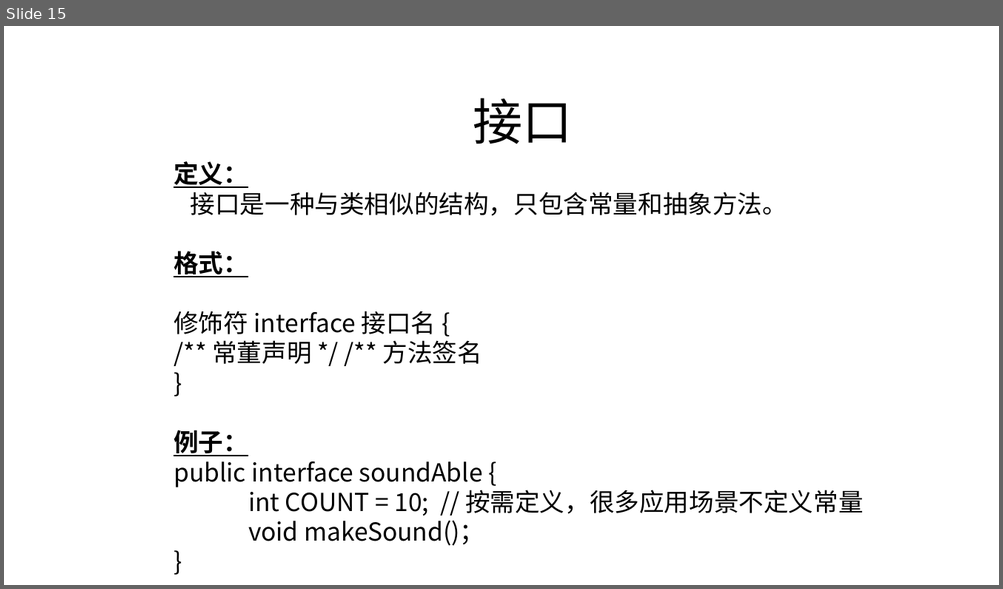
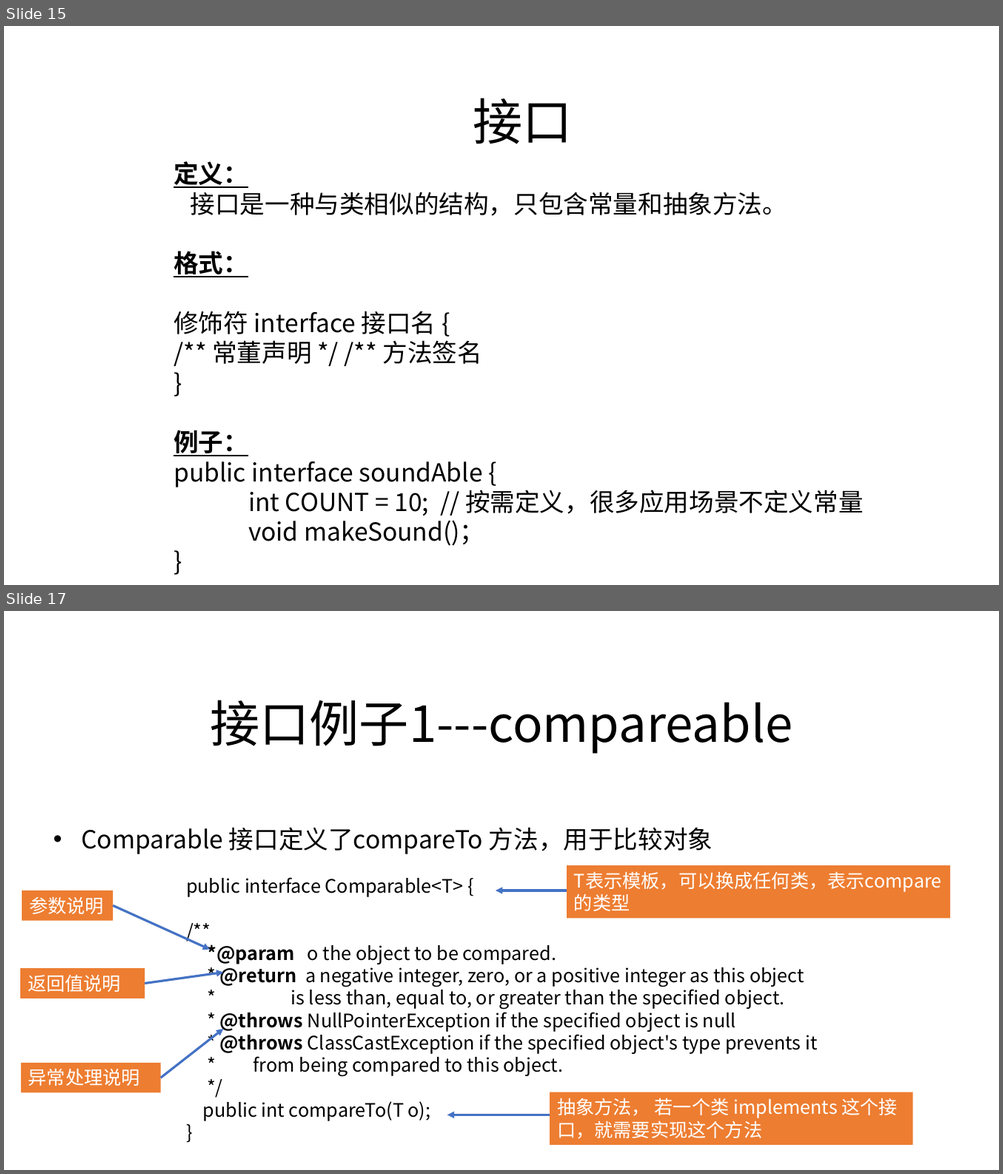
Before and after one commit to zjyesir/hmc_java_1, a slide deck: ppt/12.抽象类和接口.pptx. Shown one above the other, each under a label of ours: slide 15 before the commit, slides 15 and 17 after it; the slides between them are not shown. The pictures are 1003x589 and 1003x1174 pixels, drawn with LibreOffice and Linux fonts; fonts in the diff are those of the drawing; background and template pictures are left out. Boxes give left, top, right and bottom in pixels: in the first picture for what was removed or moved away, otherwise in the second. Text is boxed around its words. In the diff, an @@ line names an element or a change of style, - is before the commit and + after.

```diff
--- a/ppt/12.抽象类和接口.pptx
+++ b/ppt/12.抽象类和接口.pptx
@@ slide 17 added at [4, 611, 999, 1170], background picture (left out) @@
@@ text added at [210, 700, 792, 754], 48 pt, text #000000 @@
+接口例子1---compareable
@@ text added at [81, 827, 712, 854], 24 pt, text #000000 @@
+• Comparable 接口定义了compareTo 方法，用于比较对象
@@ rectangle added at [566, 866, 950, 918], fill #ED7D31, 18 pt, text #FFFFFF @@
+T表示模板，可以换成任何类，表示compare的类型
@@ rectangle added at [22, 891, 113, 920], fill #ED7D31, 18 pt, text #FFFFFF @@
+参数说明
@@ text added at [186, 877, 817, 1122], 18 pt, text #000000 @@
+public interface Comparable<T> {
+/**
+*@param o the object to be compared.
+* @return a negative integer, zero, or a positive integer as this object
+* is less than, equal to, or greater than the specified object.
+* @throws NullPointerException if the specified object is null
+* @throws ClassCastException if the specified object's type prevents it
+* from being compared to this object.
+*/
+public int compareTo(T o);
+}
@@ arrow added from (566, 891) to (495, 891), #4472C4 2.25 pt @@
@@ arrow added from (113, 906) to (210, 950), #4472C4 2.25 pt @@
@@ rectangle added at [20, 968, 145, 998], fill #ED7D31, 18 pt, text #FFFFFF @@
+返回值说明
@@ arrow added from (145, 984) to (223, 973), #4472C4 2.25 pt @@
@@ arrow added from (161, 1078) to (223, 1029), #4472C4 2.25 pt @@
@@ rectangle added at [21, 1063, 161, 1093], fill #ED7D31, 18 pt, text #FFFFFF @@
+异常处理说明
@@ rectangle added at [549, 1093, 913, 1146], fill #ED7D31, 18 pt, text #FFFFFF @@
+抽象方法， 若一个类 implements 这个接口，就需要实现这个方法
@@ arrow added from (549, 1116) to (447, 1116), #4472C4 2.25 pt @@
```
Also in this commit, not shown: 1 slide changed, 13 other slides added, 2 slides removed.
